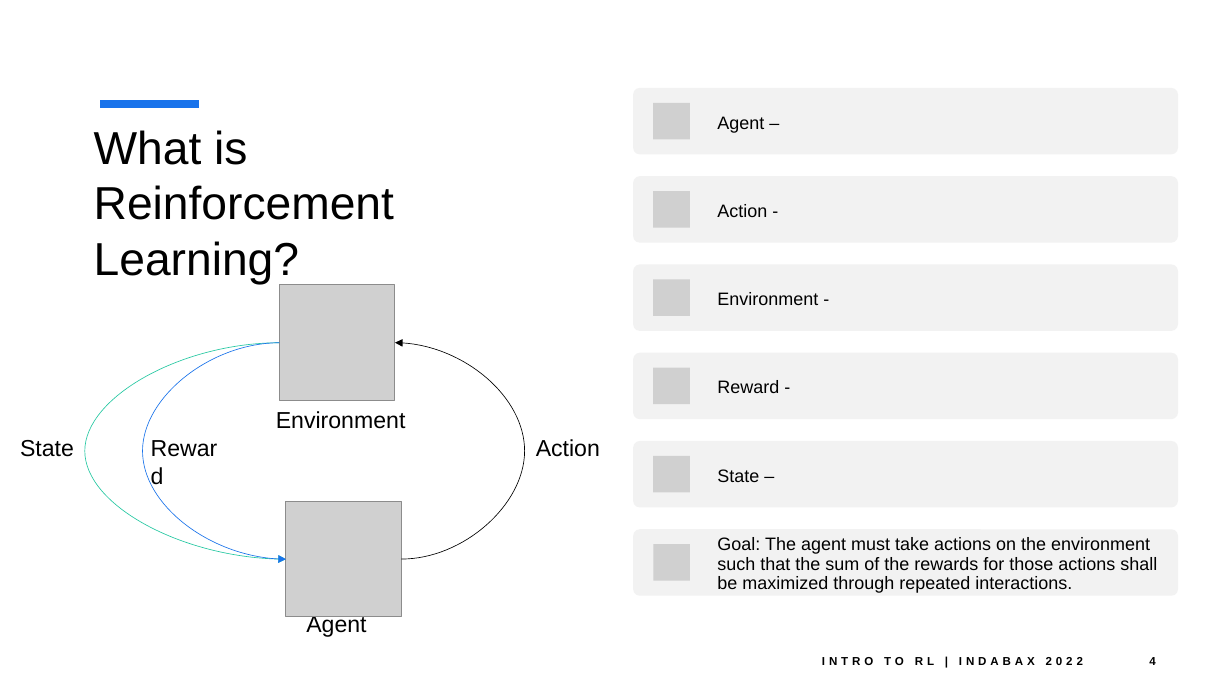
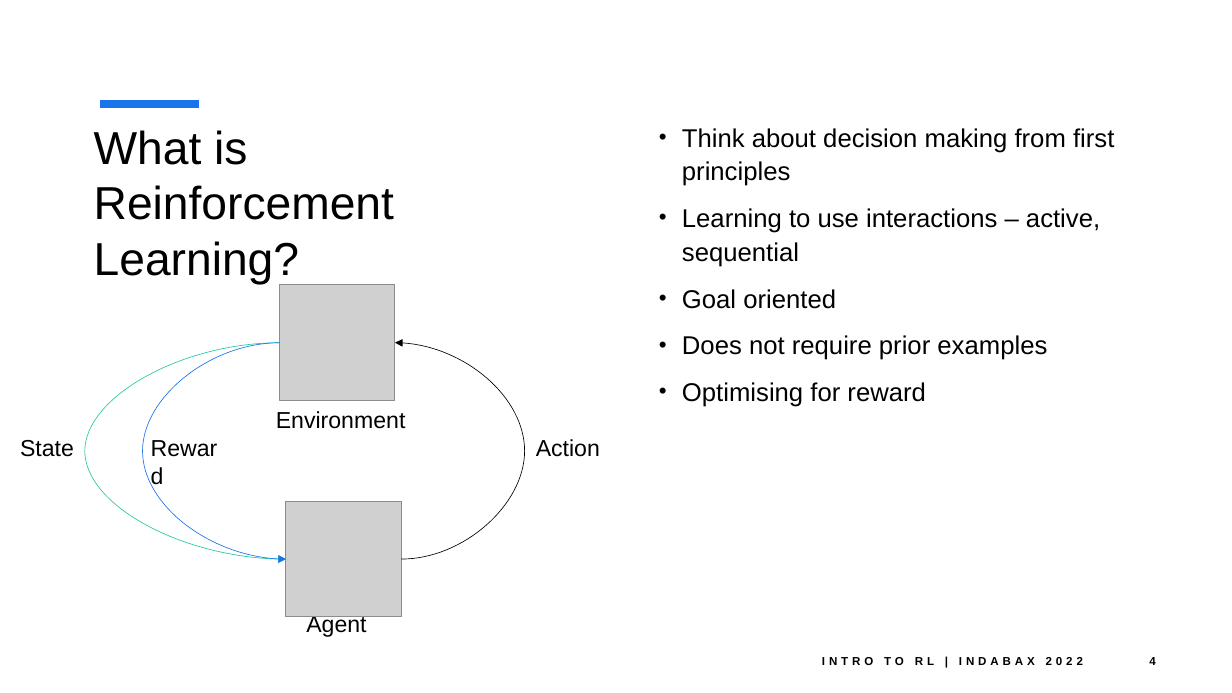
Before and after one commit to ashwineepandey/talk-indabax-2022, a slide deck: slide 4 of IntroToReinforcementLearning_IndabaX2022_001.pptx. Drawn at 1232x693 pixels with LibreOffice and Linux fonts; fonts in the diff are those of the drawing; grey boxes stand for pictures. Boxes give left, top, right and bottom in pixels: in the first picture for what was removed or moved away, otherwise in the second. Text is boxed around its words. In the diff, an @@ line names an element or a change of style, - is before the commit and + after.

```diff
--- a/IntroToReinforcementLearning_IndabaX2022_001.pptx
+++ b/IntroToReinforcementLearning_IndabaX2022_001.pptx
@@ text added at (682, 128, 1114, 407), 20 pt, text #000000 @@
+• Think about decision making from first principles
+• Learning to use interactions – active, sequential
+• Goal oriented
+• Does not require prior examples
+• Optimising for reward
@@ group removed at (633, 88, 1178, 596): 6 rounded rectangles, 6 pictures, 6 texts @@
-Agent –
-Action -
-Environment -
-Reward -
-State –
-Goal: The agent must take actions on the environment such that the sum of the rewards for those actions shall be maximized through repeated interactions.
```
Also in this commit, not shown: 3 other slides changed, 2 slides added, 4 other files.
